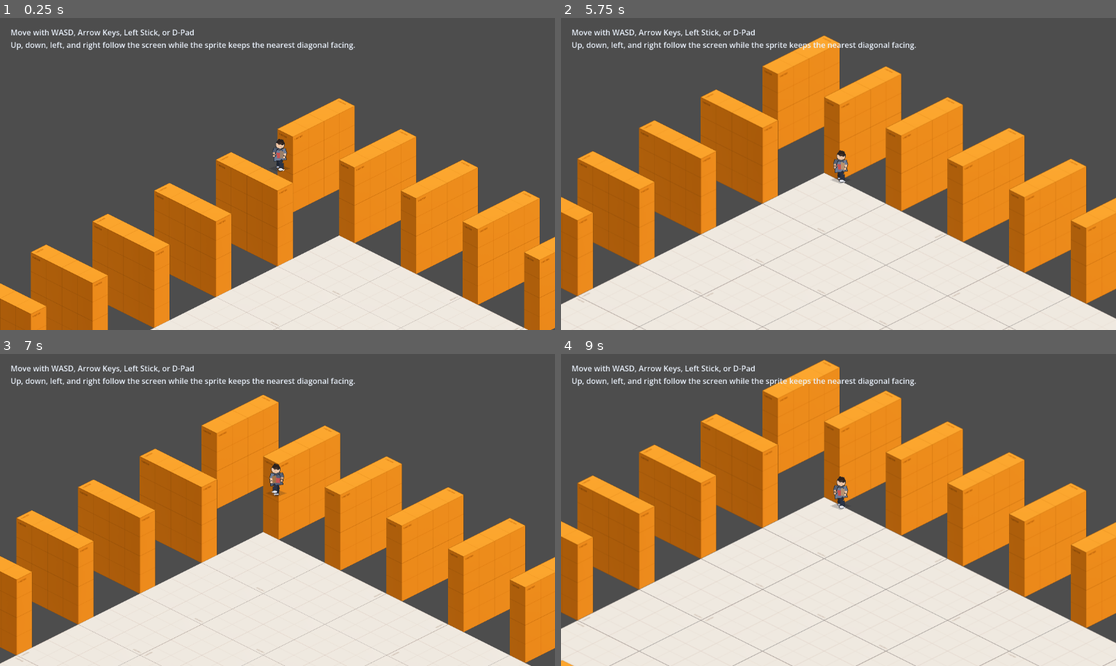
Above: before the commit, frames 1-4 (two rows, left to right).
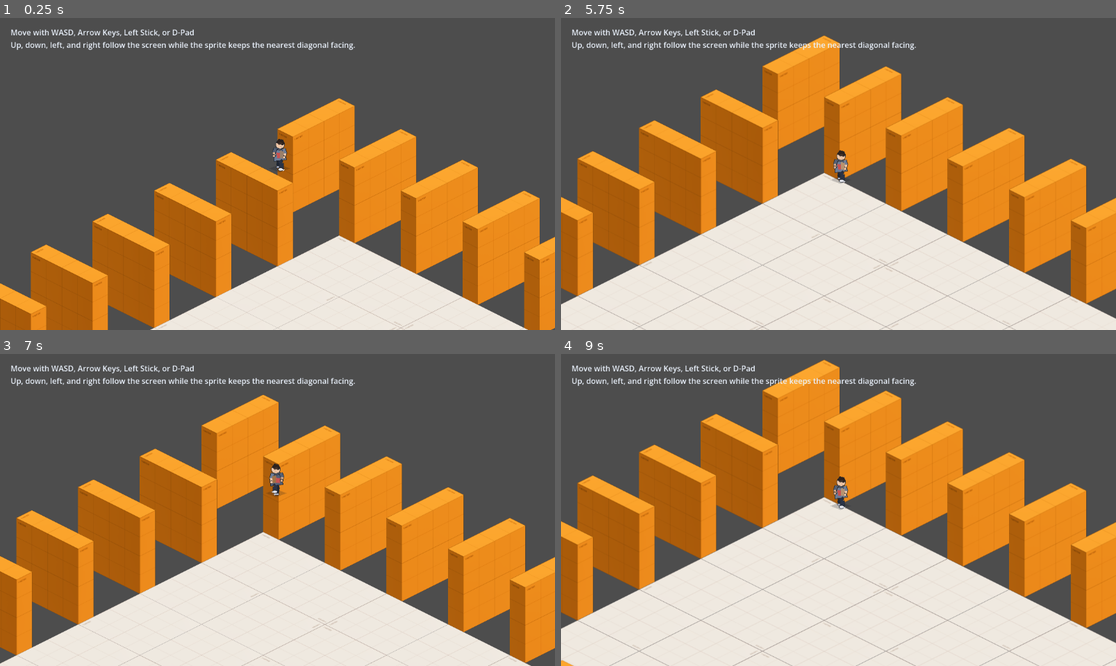
Above: after the commit, the same moments.

Repository: nagolyhprum/deaths-design
Game: Godot game, scene res://scenes/main.tscn
Two runs of this game, one before a commit and one after it. Both use one fixed random seed, a clock stepped at 60 frames per second and the inputs below.
Inputs (mouse positions are in pixels of both pictures, inside the frame that each line leads up to):
- Up to frame 1 (0.25 s): no input
- Up to frame 2 (5.75 s): tap Enter at 0.5 s; move the mouse to (960, 158) at 0.52 s; hold D (move_right) 0.53-1.25 s; hold Shift 0.53-1.25 s; click (960, 158) at 0.67 s; drag from (727, 189) to (810, 236) at 1.27 s; move the mouse to (894, 105) at 2.02 s; hold D (move_right) 2.03-2.75 s; tap Ctrl at 2.1 s; drag from (810, 236) to (672, 127) at 2.77 s; move the mouse to (1005, 220) at 3.52 s; hold A (move_left) 3.53-4.25 s; tap Alt at 3.6 s; drag from (672, 127) to (755, 96) at 4.27 s; tap Space at 5 s; move the mouse to (866, 174) at 5.02 s; hold S (move_down) from 5.03 s (still down); hold Shift from 5.03 s (still down); click (866, 174) at 5.17 s
- Up to frame 3 (7 s): release S (move_down) at 5.75 s; release Shift at 5.75 s; drag from (194, 432) to (166, 525) at 5.77 s; move the mouse to (399, 494) at 6.52 s; hold W (move_up) from 6.53 s (still down); tap Ctrl at 6.6 s
- Up to frame 4 (9 s): release W (move_up) at 7.25 s; drag from (727, 525) to (810, 572) at 7.27 s; move the mouse to (894, 441) at 8.02 s; hold S (move_down) 8.03-8.75 s; tap Alt at 8.1 s; drag from (810, 572) to (672, 463) at 8.77 s

The runs differ from the first frame. In frame 1, less than 0.1% of the frame differs, in the area x 28-94%, y 70-100%; in frame 2, less than 0.1%, in the area x 3-93%, y 50-100%; in frame 3, less than 0.1%; in frame 4, less than 0.1%.

Commit message:
fixing init world generation

Diff:
--- a/scenes/world_gen.tscn
+++ b/scenes/world_gen.tscn
@@ -1,11 +1,12 @@
-[gd_scene load_steps=4 format=3 uid="uid://50pyd26mk7p3"]
+[gd_scene format=3 uid="uid://50pyd26mk7p3"]
 
 [ext_resource type="PackedScene" uid="uid://dqsmwkr1bp30s" path="res://scenes/building_gen.tscn" id="1_syqki"]
 [ext_resource type="TileSet" uid="uid://b5pasaea7w228" path="res://assets/tiles/outdoor_tiles.tres" id="2_v8aan"]
-[ext_resource type="Script" path="res://scripts/world_gen.gd" id="3_wrldg"]
+[ext_resource type="Script" uid="uid://b3q20abhg7451" path="res://scripts/world_gen.gd" id="3_wrldg"]
 
 [node name="WorldGen" type="Node2D" unique_id=155974679]
 script = ExtResource("3_wrldg")
+world_seed = 174
 
 [node name="BuildingGen" parent="." unique_id=1252004849 instance=ExtResource("1_syqki")]
 
Not shown, added: scripts/building_archetype.gd.uid
Not shown, added: scripts/furniture_pass.gd.uid
Not shown, added: scripts/hazard_manager.gd.uid
Not shown, added: scripts/hazard_pass.gd.uid
Not shown, added: scripts/rng_streams.gd.uid
Not shown, added: scripts/room_graph.gd.uid
Not shown, added: scripts/tile_meta.gd.uid
Not shown, added: scripts/wfc_room_generator.gd.uid
Not shown, added: scripts/world_gen.gd.uid
Not shown, added: test/unit/test_rng_streams.gd.uid
Not shown, added: test/unit/test_room_graph.gd.uid
Not shown, added: test/unit/test_wfc_room_generator.gd.uid
(and 2 more such lines)
